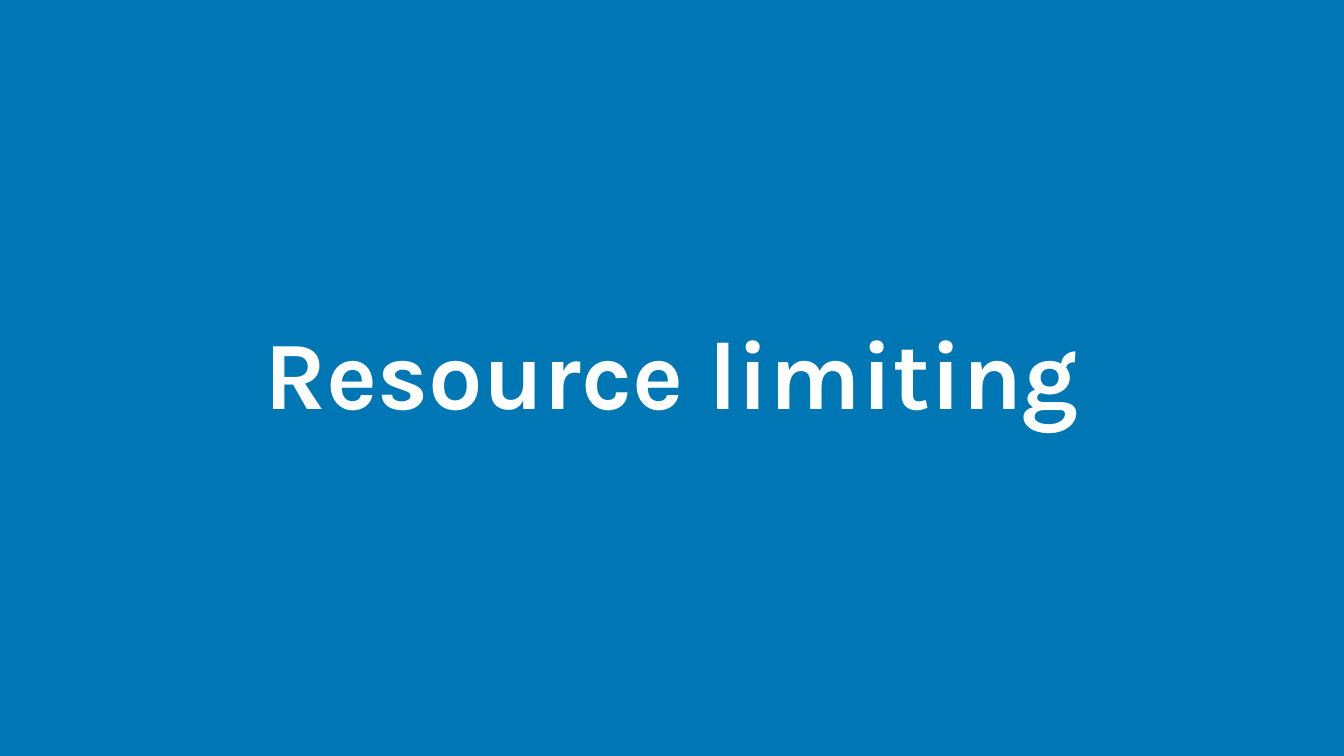
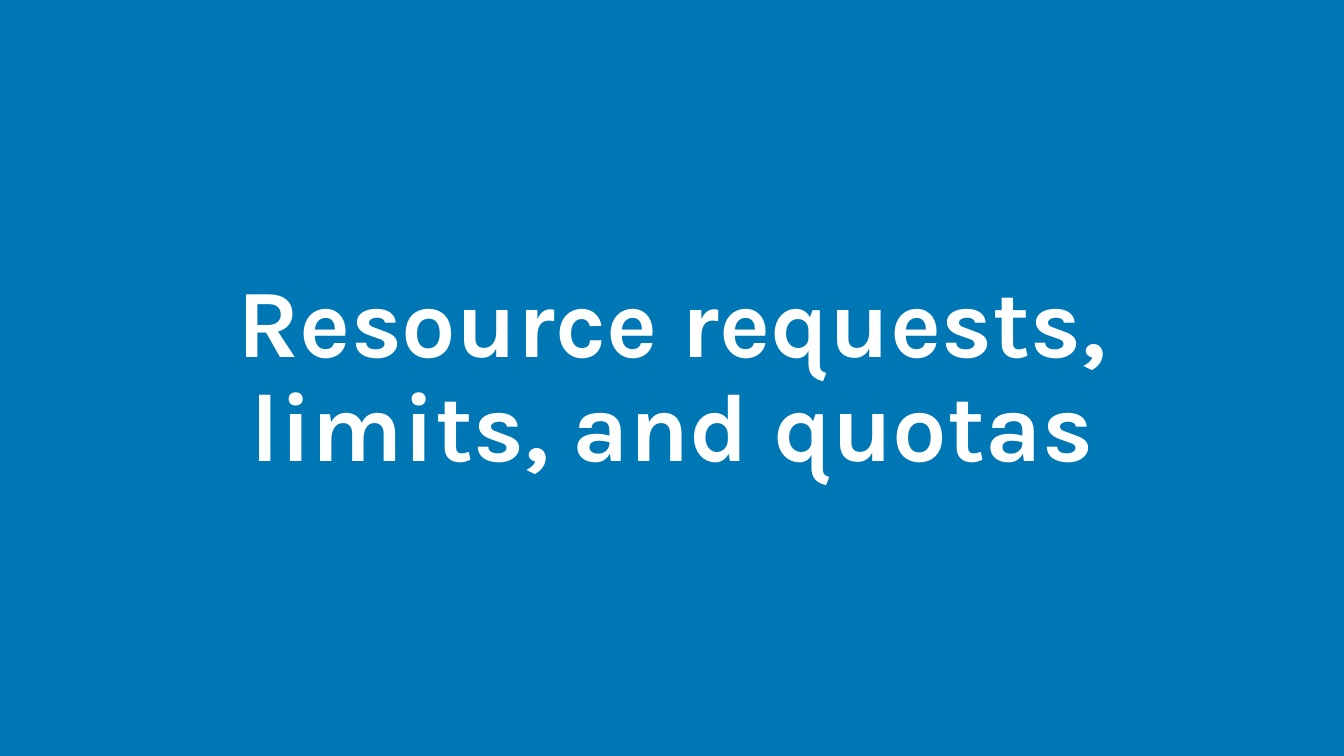
Before and after one commit to rdiazconcha/ckad-exam-prep, a slide deck: slide 1 of chapter-04/03-reqlimits/04_03_reqlimits.pptx. Drawn at 1344x756 pixels with LibreOffice and Linux fonts; fonts in the diff are those of the drawing. Boxes give left, top, right and bottom in pixels: in the first picture for what was removed or moved away, otherwise in the second. Text is boxed around its words. In the diff, an @@ line names an element or a change of style, - is before the commit and + after.

```diff
--- a/chapter-04/03-reqlimits/04_03_reqlimits.pptx
+++ b/chapter-04/03-reqlimits/04_03_reqlimits.pptx
@@ title at box(238, 294, 1106, 484): text changed @@
-Resource limiting
+Resource requests, limits, and quotas
```
Also in this commit, not shown: 1 other slide changed, 2 other files.
